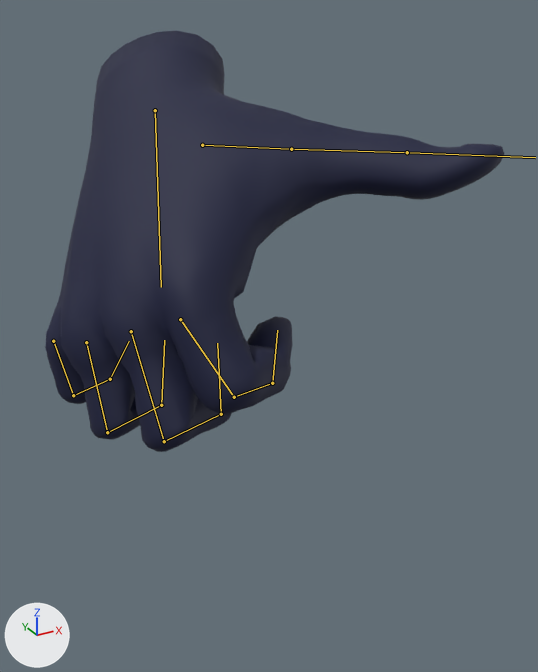
Before and after pictures for a commit that changed the FBX model RenegadeHomeTour/Assets/_Design/Models/Avatar/HandR.fbx.
Before and after are seen from a 50 mm lens placed at (-0.118, -0.312, 0.028), pointed at (0.001, -0.096, -0.08). Every picture has the same lights, and +X, +Y and +Z are marked at lower left. Both versions are drawn at frame 1 of the action 'RhandRig|RThumb'; the numbers are the values there. The bones that bend it are drawn over the model as lines.

Names of what the first picture shows: 'RHand'.
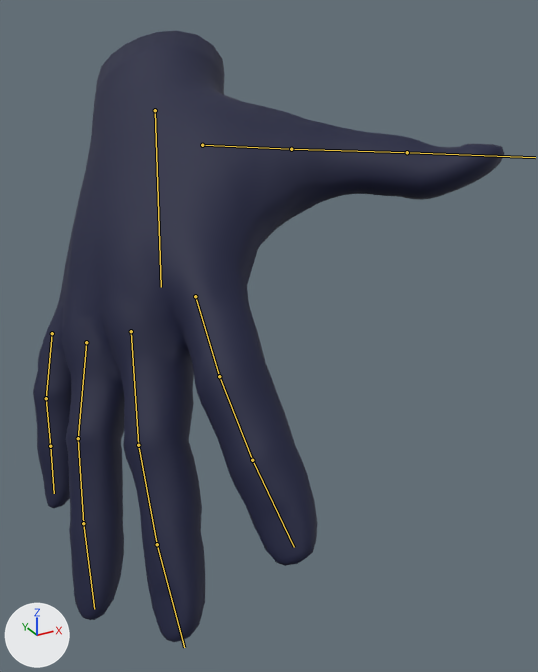
Where the change shows, as pixel boxes [x1, y1, x2, y2] in the pictures (538 x 672 px):
'RHand', posed (45% taller)
    before: [45, 31, 504, 452]
    after: [33, 31, 504, 642]
bone 'index_01_r', root to tip
    before: (180, 319) to (234, 397)
    after: (195, 296) to (219, 376)
bone 'index_02_r', root to tip
    before: (234, 397) to (272, 383)
    after: (219, 376) to (252, 460)
bone 'index_03_r', root to tip
    before: (272, 383) to (277, 330)
    after: (252, 460) to (294, 547)
bone 'middle_01_r', root to tip
    before: (131, 331) to (164, 441)
    after: (131, 331) to (138, 445)
bone 'middle_02_r', root to tip
    before: (164, 441) to (221, 414)
    after: (138, 445) to (157, 544)
bone 'middle_03_r', root to tip
    before: (221, 414) to (217, 343)
    after: (157, 544) to (184, 647)
bone 'pinky_01_r', root to tip
    before: (53, 341) to (73, 395)
    after: (52, 333) to (46, 398)
bone 'pinky_02_r', root to tip
    before: (73, 395) to (110, 379)
    after: (46, 398) to (50, 446)
bone 'pinky_03_r', root to tip
    before: (110, 379) to (129, 341)
    after: (50, 446) to (54, 493)
bone 'ring_01_r', root to tip
    before: (86, 342) to (107, 432)
    after: (86, 342) to (78, 438)
bone 'ring_02_r', root to tip
    before: (107, 432) to (161, 405)
    after: (78, 438) to (83, 523)
bone 'ring_03_r', root to tip
    before: (161, 405) to (164, 340)
    after: (83, 523) to (94, 609)

What the commit changed:
Bone 'index_01_r' (bone_index_01_r) moves from (-2.9, 1.6, 0.5) to (0.0, 0.0, 0.0).
Bone 'index_01_r' (bone_index_01_r) turns from (35, -2, -10) to (0, 0, 0) degrees about its own x, y and z.
Bone 'index_02_r' (bone_index_02_r) turns from (59, 12, -21) to (0, 0, 0) degrees about its own x, y and z.
Bone 'index_03_r' (bone_index_03_r) turns from (32, 4, -14) to (0, 0, 0) degrees about its own x, y and z.
Bone 'middle_01_r' (bone_middle_01_r) turns from (20, -10, -3) to (0, 0, 0) degrees about its own x, y and z.
Bone 'middle_02_r' (bone_middle_02_r) turns from (78, 14, -30) to (0, 0, 0) degrees about its own x, y and z.
Bone 'middle_03_r' (bone_middle_03_r) turns from (45, 7, -14) to (0, 0, 0) degrees about its own x, y and z.
Bone 'pinky_01_r' (bone_pinky_01_r) moves from (0.3, 0.0, -1.7) to (-0.1, -1.1, -1.9).
Bone 'pinky_01_r' (bone_pinky_01_r) turns from (32, -5, 13) to (0, 0, 0) degrees about its own x, y and z.
Bone 'pinky_02_r' (bone_pinky_02_r) turns from (71, -3, 5) to (0, 0, 0) degrees about its own x, y and z.
Bone 'pinky_03_r' (bone_pinky_03_r) turns from (41, -2, 5) to (0, 0, 0) degrees about its own x, y and z.
Bone 'ring_01_r' (bone_ring_01_r) turns from (27, -8, 0) to (0, 0, 0) degrees about its own x, y and z.
Bone 'ring_02_r' (bone_ring_02_r) turns from (81, 8, -14) to (0, 0, 0) degrees about its own x, y and z.
Bone 'ring_03_r' (bone_ring_03_r) turns from (47, 0, -2) to (0, 0, 0) degrees about its own x, y and z.
